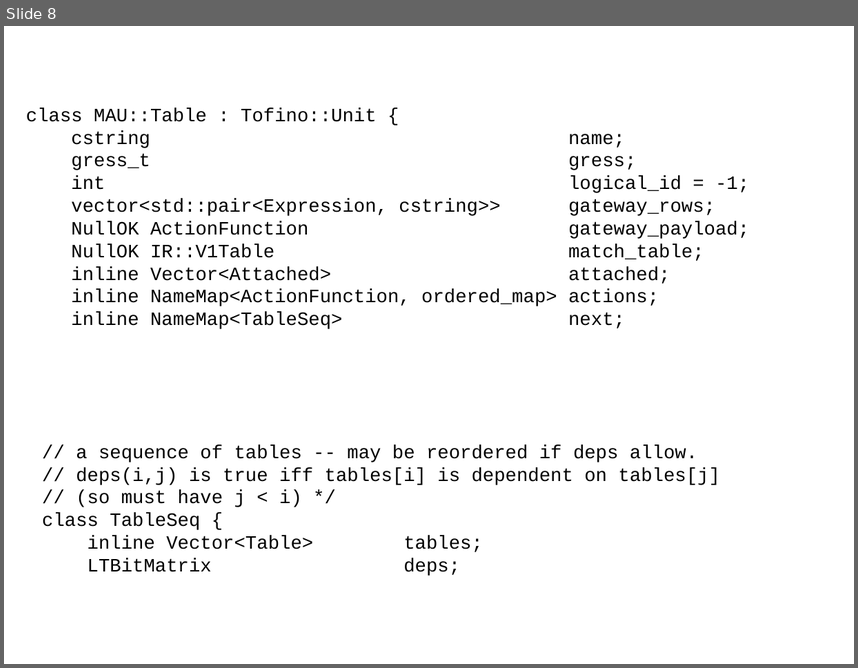
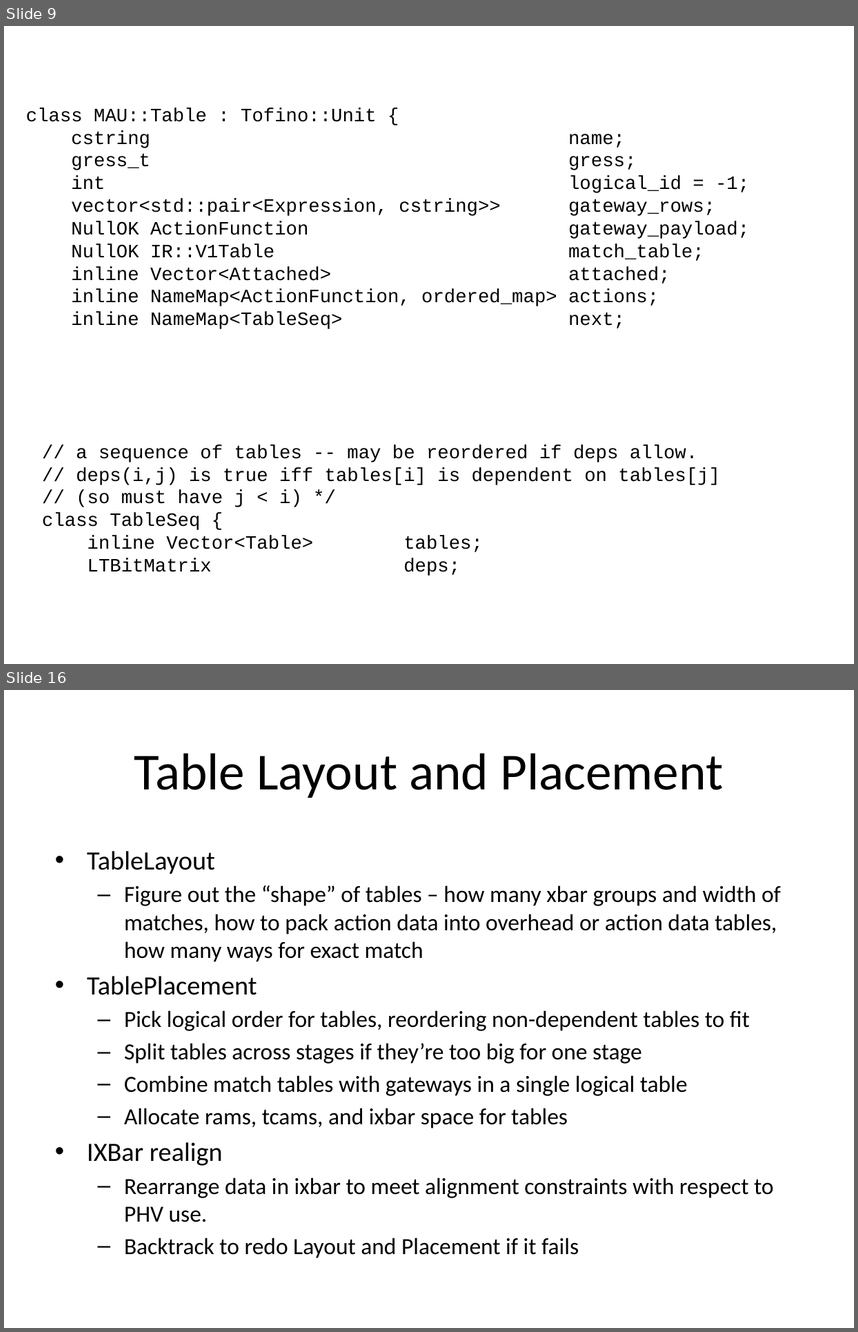
Before and after one commit to p4lang/bf-p4c, a slide deck: docs/TofinoBackend.pptx. Shown one above the other, each under a label of ours: slide 8 before the commit, slides 9 and 16 after it; the slides between them are not shown. The pictures are 858x668 and 858x1332 pixels, drawn with LibreOffice and Linux fonts; fonts in the diff are those of the drawing. Boxes give left, top, right and bottom in pixels: in the first picture for what was removed or moved away, otherwise in the second. Text is boxed around its words. In the diff, an @@ line names an element or a change of style, - is before the commit and + after.

```diff
--- a/docs/TofinoBackend.pptx
+++ b/docs/TofinoBackend.pptx
@@ slide 16 added at <box>4,690,854,1328</box>, background #FFFFFF @@
@@ title added at <box>134,753,723,798</box>, 44 pt, text #000000 @@
+Table Layout and Placement
@@ text added at <box>87,851,781,1258</box>, 19.6 pt, text #000000 @@
+• TableLayout
+  – Figure out the “shape” of tables – how many xbar groups and width of matches, how to pack action data into overhead or action data tables, how many ways for exact match
+• TablePlacement
+  – Pick logical order for tables, reordering non-dependent tables to fit
+  – Split tables across stages if they’re too big for one stage
+  – Combine match tables with gateways in a single logical table
+  – Allocate rams, tcams, and ixbar space for tables
+• IXBar realign
+  – Rearrange data in ixbar to meet alignment constraints with respect to PHV use.
+  – Backtrack to redo Layout and Placement if it fails
@@ what was slide 8 is now slide 9 @@
```
Also in this commit, not shown: 2 slides changed, 9 other slides added, 1 slide removed.
